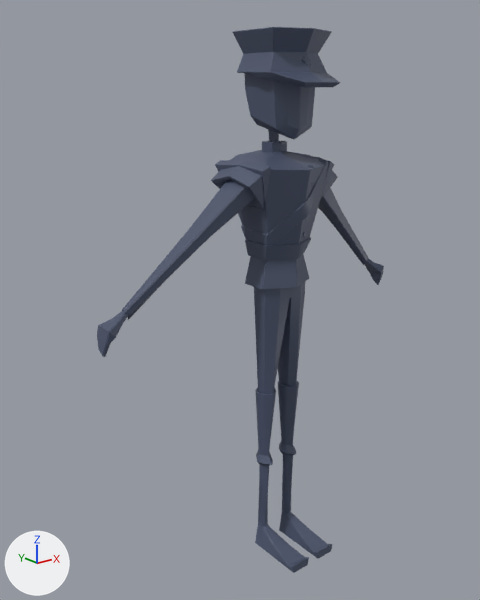
An edit to the FBX model Papercut/Assets/Geometry/Characters/MainC_CHAR.fbx, drawn before and after from the same camera.
Before and after are seen from a 50 mm camera at (-1.308, -1.443, 1.445) aimed at (-0.097, 0.07, 0.84). Every picture has the same lights, and +X, +Y and +Z are marked at lower left. Where no turn or scale is listed for an object, it has been applied to the vertices.

Before the edit, the objects in view are built like this:
```python
me_mesh = bpy.data.meshes.new('Mesh')
me_mesh.from_pydata(...)  # 1789 vertices, 1589 faces; spans x -0.56..0.56, y -0.19..0.14, z 0.0..1.6
me_mesh.materials.append(mat_main_mod_master_mainc_mat)  # dark blue #4b546b
ob_main_mod_master_mainc_geo = bpy.data.objects.new('Main_MOD_MASTER:MainC_GEO', me_mesh)
ob_main_mod_master_mainc_geo.location = (0.0, 0.0, 0.0)
```
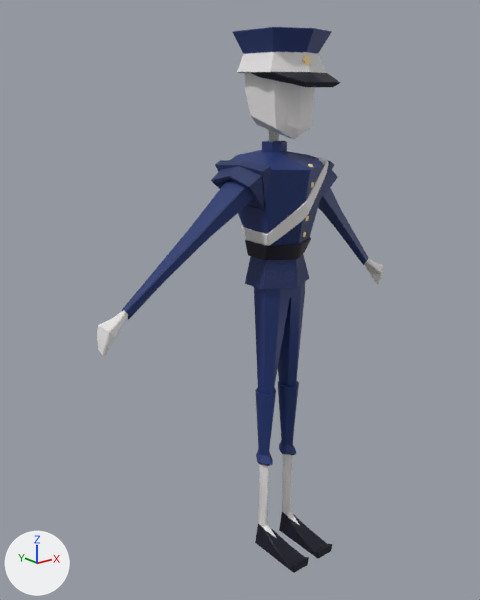
What differs and where, as boxes (x1, y1, x2, y2) in the pictures (480 x 600 px):
'Main_MOD_MASTER:MainC_GEO', recoloured
    both: (97, 27, 384, 573)

The change, as a list of edits to the scene's bpy script:
```text
Add img_sadao_mdl_sadao_mat_basemap_png:
    img_sadao_mdl_sadao_mat_basemap_png = load_image('Sadao_MDL_Sadao_MAT_BaseMap.png', '_unpacked/Sadao_MDL_Sadao_MAT_BaseMap.png', 1024, 1024, 'sRGB')
Add mat_phong1:
    mat_phong1 = principled_material('phong1')
    mat_phong1.texture = img_sadao_mdl_sadao_mat_basemap_png  # with its transparency
    mat_phong1.roughness = 0.553
Change me_mesh:
    where me_mesh.from_pydata(...)  # 1789 vertices, 1589 faces; spans x -0.56..0.56, y -0.19..0.14, z 0.0..1.6
    remove me_mesh.materials.append(mat_main_mod_master_mainc_mat)  # dark blue #4b546b
    add me_mesh.materials.append(mat_phong1)  # picture img_sadao_mdl_sadao_mat_basemap_png
```
